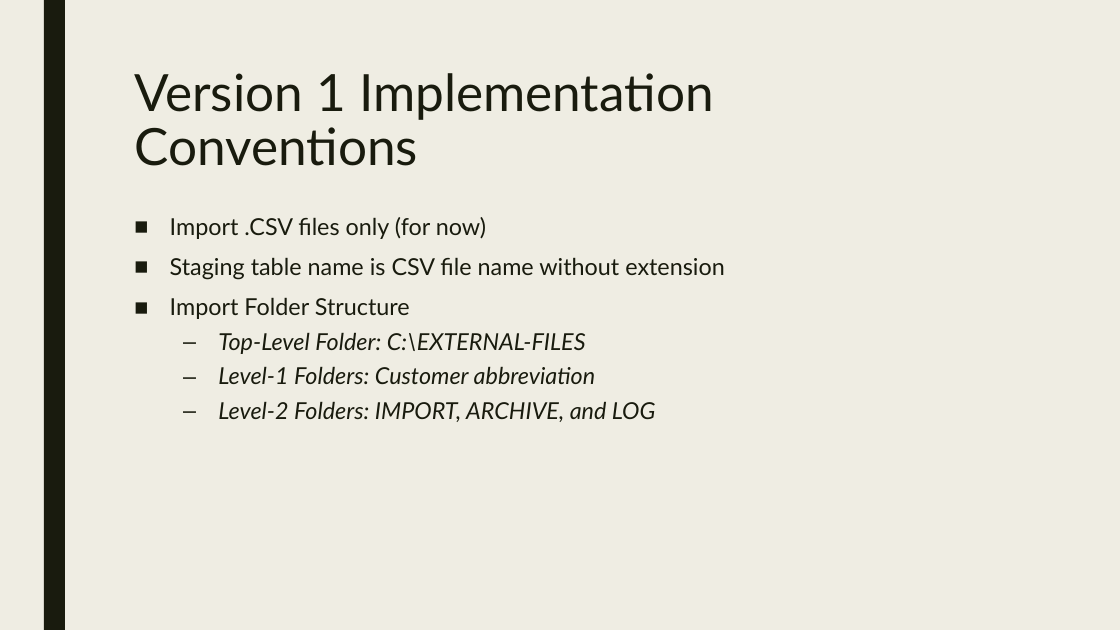
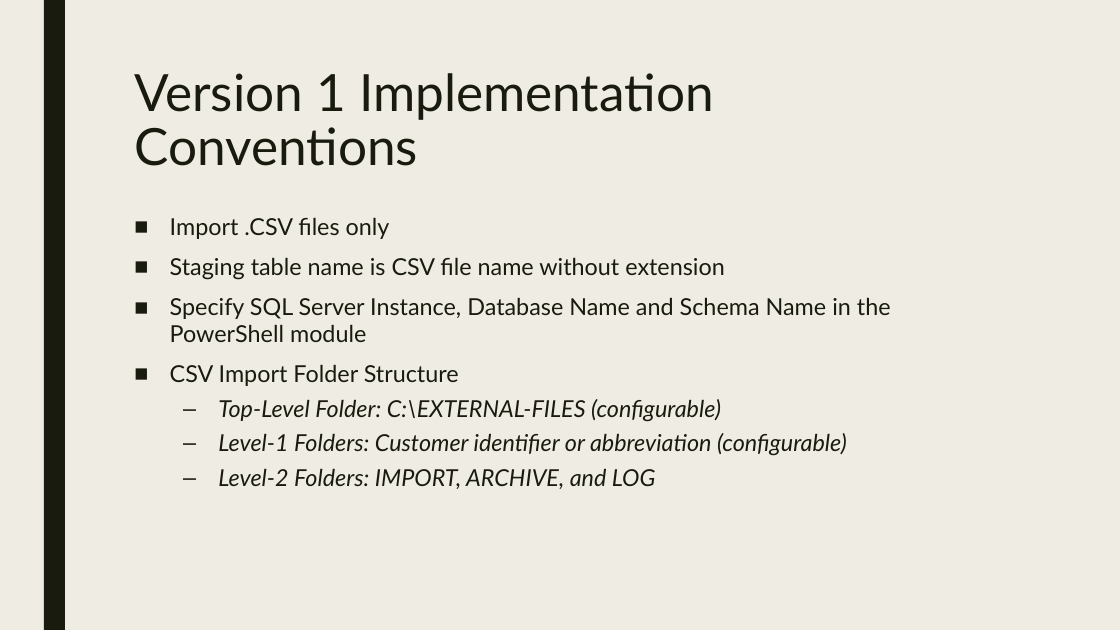
Before and after one commit to agent86ray/PowerShell-ETL-Framework, a slide deck: slide 6 of Powershell ETL framework.pptx. Drawn at 1120x630 pixels with LibreOffice and Linux fonts; fonts in the diff are those of the drawing. Boxes give left, top, right and bottom in pixels: in the first picture for what was removed or moved away, otherwise in the second. Text is boxed around its words. In the diff, an @@ line names an element or a change of style, - is before the commit and + after.

```diff
--- a/Powershell ETL framework.pptx
+++ b/Powershell ETL framework.pptx
@@ text at (170, 217, 390, 239): text changed @@
-■ Import .CSV files only (for now)
+■ Import .CSV files only
@@ text at (170, 297, 891, 456): text changed @@
-■ Import Folder Structure
-  – Top-Level Folder: C:\EXTERNAL-FILES
-  – Level-1 Folders: Customer abbreviation
+■ Specify SQL Server Instance, Database Name and Schema Name in the PowerShell module
+■ CSV Import Folder Structure
+  – Top-Level Folder: C:\EXTERNAL-FILES (configurable)
+  – Level-1 Folders: Customer identifier or abbreviation (configurable)
```
Also in this commit, not shown: 5 other slides changed, 1 slide added, 7 other files.
